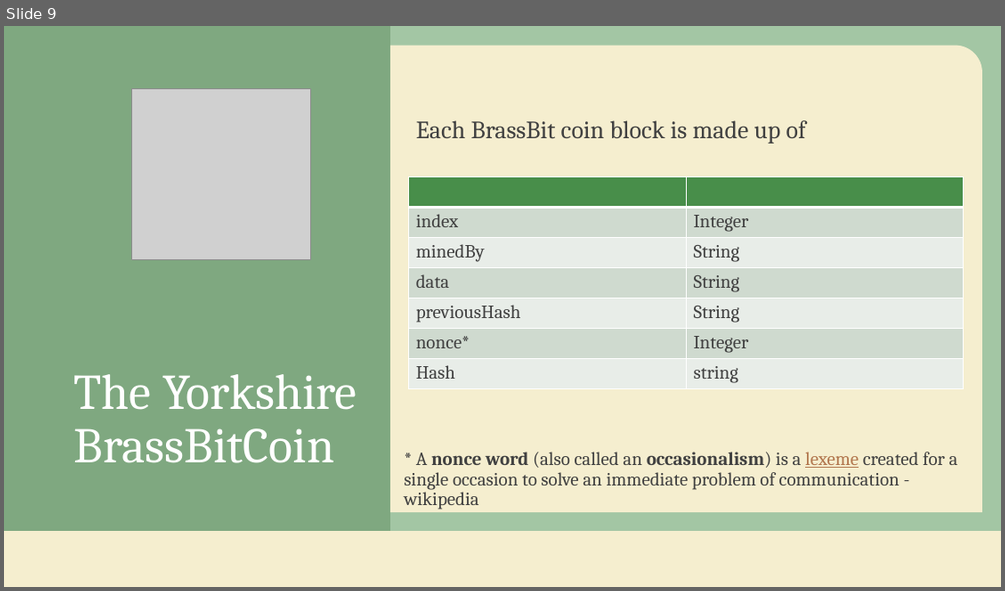
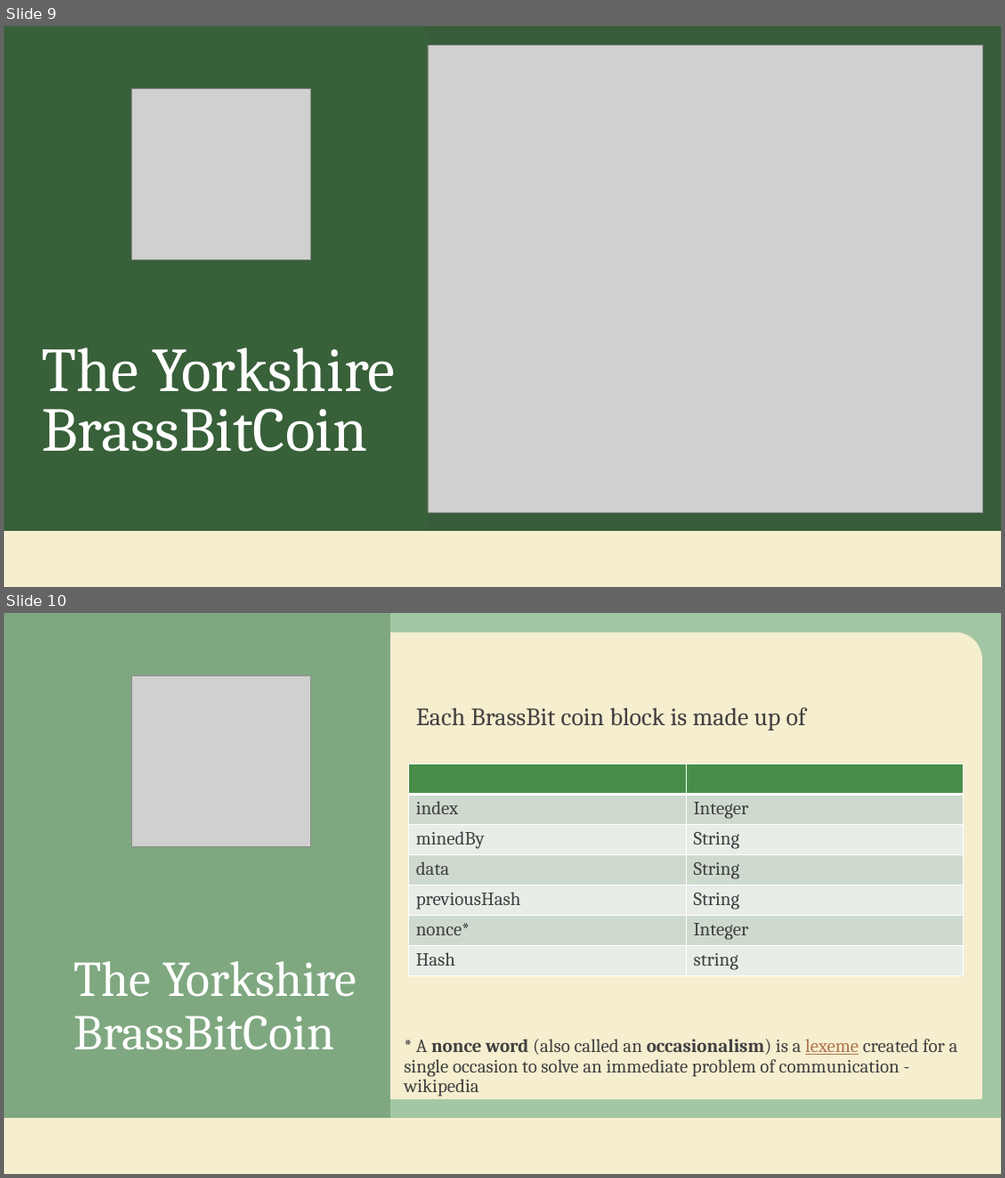
Before and after one commit to adampridmore/BrassBitCoin, a slide deck: Yorkshore-BrassBitCoin.pptx. Shown one above the other, each under a label of ours: slide 9 before the commit, slides 9 and 10 after it. The pictures are 1005x591 and 1005x1178 pixels, drawn with LibreOffice and Linux fonts; fonts in the diff are those of the drawing; grey boxes stand for pictures; background and template pictures are left out; a plain dark background stands for a picture behind light text. Boxes give left, top, right and bottom in pixels: in the first picture for what was removed or moved away, otherwise in the second. Text is boxed around its words. In the diff, an @@ line names an element or a change of style, - is before the commit and + after.

```diff
--- a/Yorkshore-BrassBitCoin.pptx
+++ b/Yorkshore-BrassBitCoin.pptx
@@ slide 9 added at [4, 26, 1001, 587], background picture (left out); not listed: 2 template elements that a slide beside it also shows @@
@@ rectangle added at [4, 26, 428, 531], fill #366A38 at 32% opacity @@
@@ picture added at [428, 45, 982, 512] @@
@@ picture added at [131, 89, 310, 260] @@
@@ title added at [41, 347, 395, 451], 60 pt, text #FFFFFF @@
+The Yorkshire BrassBitCoin
@@ what was slide 9 is now slide 10 @@
```
Also in this commit, not shown: 3 slides changed, 3 other slides added, 1 slide removed.
